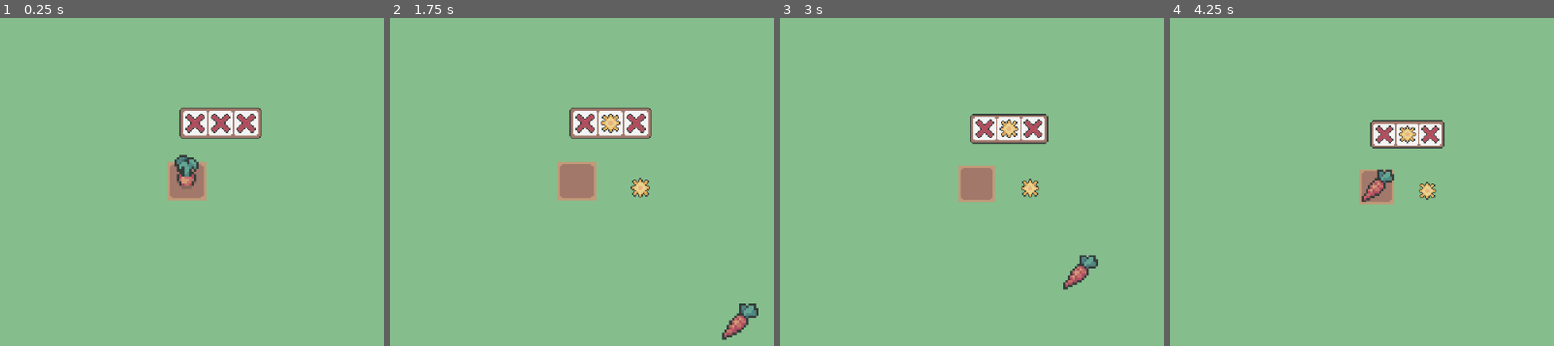
Above: before the commit, frames 1-4 (left to right).
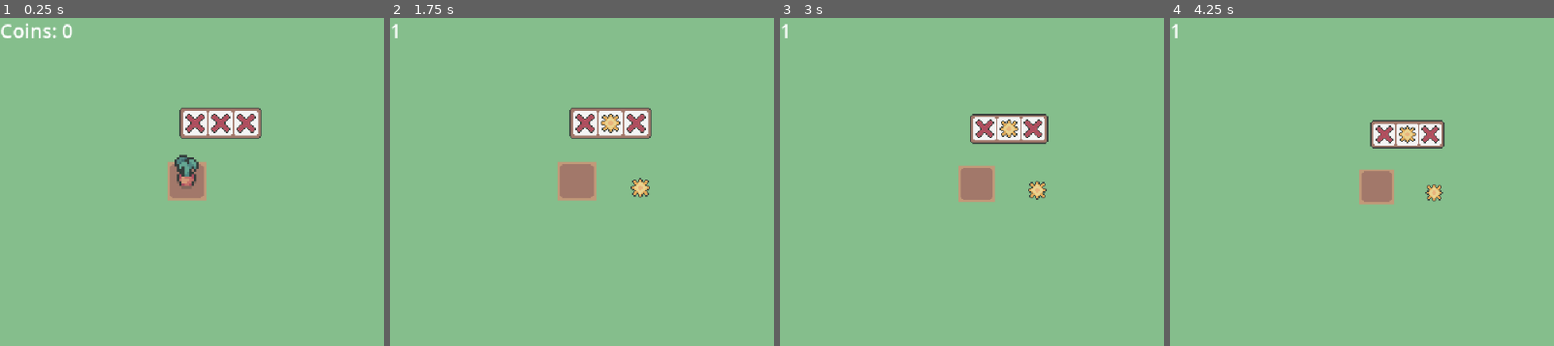
Above: after the commit, the same moments.

Repository: eric-marsh/farminata
Game: Godot game, scene res://scene/scene_switcher.tscn
Same seed, same stepped clock (60 frames per second), same inputs: the game is played once before the commit and once after it.
Inputs (mouse positions are in pixels of both pictures, inside the frame that each line leads up to):
- Up to frame 1 (0.25 s): no input
- Up to frame 2 (1.75 s): tap Enter at 0.5 s; drag from (608, 122) to (outside the picture) at 0.52 s; tap Space (ui_select) at 1.25 s; drag from (578, 182) to (739, 323) at 1.27 s
- Up to frame 3 (3 s): tap Enter at 2 s; move the mouse to (1029, 188) at 2.02 s; tap Mouse wheel down (SCROLL_DOWN) at 2.1 s; click (1029, 188) at 2.17 s; tap Space (ui_select) at 2.75 s; drag from (1129, 319) to (975, 185) at 2.77 s
- Up to frame 4 (4.25 s): tap Enter at 3.5 s; move the mouse to (outside the picture) at 3.52 s; tap Mouse wheel down (SCROLL_DOWN) at 3.6 s; click (outside the picture) at 3.67 s; tap Space (ui_select) at 3.77 s

The runs differ from the first frame. In frame 1, 0.4% of the frame differs, in the area x 0-19%, y 1-7%; in frame 2, 0.5%; in frame 3, 0.8%, in the area x 0-83%, y 1-83%; in frame 4, 0.7%.

Commit message:
add money

Diff:
--- a/project.godot
+++ b/project.godot
@@ -21,6 +21,7 @@
 Globals="*res://script/globals.gd"
 Util="*res://script/util.gd"
 Enum="*res://script/enum.gd"
+Prices="*res://script/prices.gd"
 
 [display]
 
--- /dev/null
+++ b/scene/canvas_layer.tscn
@@ -0,0 +1,23 @@
+[gd_scene load_steps=2 format=3 uid="uid://jida1cnc03um"]
+
+[ext_resource type="Script" uid="uid://dsnsjjq5kuc1g" path="res://script/canvas_layer.gd" id="1_xp8f4"]
+
+[node name="CanvasLayer" type="CanvasLayer"]
+script = ExtResource("1_xp8f4")
+
+[node name="MarginContainer" type="MarginContainer" parent="."]
+anchors_preset = 15
+anchor_right = 1.0
+anchor_bottom = 1.0
+grow_horizontal = 2
+grow_vertical = 2
+
+[node name="VBoxContainer" type="VBoxContainer" parent="MarginContainer"]
+layout_mode = 2
+
+[node name="HBoxContainer" type="HBoxContainer" parent="MarginContainer/VBoxContainer"]
+layout_mode = 2
+
+[node name="MoneyLabel" type="Label" parent="MarginContainer/VBoxContainer/HBoxContainer"]
+layout_mode = 2
+text = "Coins: 0"
--- a/scene/droppable.tscn
+++ b/scene/droppable.tscn
@@ -1,6 +1,6 @@
 [gd_scene load_steps=4 format=3 uid="uid://xiwavl2b1sw0"]
 
-[ext_resource type="Script" uid="uid://coqg5qcenyvhh" path="res://scene/droppable.gd" id="1_34vfq"]
+[ext_resource type="Script" uid="uid://coqg5qcenyvhh" path="res://script/droppable.gd" id="1_34vfq"]
 [ext_resource type="Texture2D" uid="uid://rxlpd65q3trl" path="res://img/slots/symbols/carrot_seed.png" id="1_j5dow"]
 
 [sub_resource type="CircleShape2D" id="CircleShape2D_34vfq"]
--- a/scene/main.tscn
+++ b/scene/main.tscn
@@ -1,9 +1,10 @@
-[gd_scene load_steps=5 format=3 uid="uid://ba0lyty7rw2vj"]
+[gd_scene load_steps=6 format=3 uid="uid://ba0lyty7rw2vj"]
 
 [ext_resource type="Script" uid="uid://by0tfe1nx5cjc" path="res://script/main.gd" id="1_ig7tw"]
 [ext_resource type="Script" uid="uid://d4elg2t07heho" path="res://script/camera_2d.gd" id="2_v0l8b"]
 [ext_resource type="PackedScene" uid="uid://b8nkjd470xyme" path="res://scene/plot_grid.tscn" id="4_0ha60"]
 [ext_resource type="PackedScene" uid="uid://c815fpybt36io" path="res://scene/slot_machine.tscn" id="4_brvut"]
+[ext_resource type="PackedScene" uid="uid://jida1cnc03um" path="res://scene/canvas_layer.tscn" id="5_0ha60"]
 
 [node name="Main" type="Node2D"]
 script = ExtResource("1_ig7tw")
@@ -22,3 +23,5 @@
 [node name="PlotGrid" parent="PlotContainer" instance=ExtResource("4_0ha60")]
 
 [node name="Drops" type="Node2D" parent="."]
+
+[node name="CanvasLayer" parent="." instance=ExtResource("5_0ha60")]
--- a/scene/output.tscn
+++ b/scene/output.tscn
@@ -1,6 +1,6 @@
 [gd_scene load_steps=2 format=3 uid="uid://dx7x4rdgygqg6"]
 
-[ext_resource type="Script" uid="uid://e5cocfuslqye" path="res://scene/output.gd" id="1_6gr3p"]
+[ext_resource type="Script" uid="uid://e5cocfuslqye" path="res://script/output.gd" id="1_6gr3p"]
 
 [node name="Output" type="Node2D"]
 script = ExtResource("1_6gr3p")
--- /dev/null
+++ b/script/canvas_layer.gd
@@ -0,0 +1,14 @@
+extends CanvasLayer
+class_name canvas_layer
+
+func _ready() -> void:
+	pass
+
+func _process(delta: float) -> void:
+	pass
+
+
+
+func update_money_counter():
+	if Globals.Main:
+		$MarginContainer/VBoxContainer/HBoxContainer/MoneyLabel.text = str(Globals.Main.money_count)
--- a/scene/droppable.gd
+++ b/script/droppable.gd
@@ -5,6 +5,8 @@
 @export var speed: float = 200.0
 @export var drop_type: Enum.Drop_Type = Enum.Drop_Type.Water
 var is_dragging: bool = false
+var is_produce: bool = false
+
 
 var upwards_speed: float = 100.0
 var velocity: Vector2
@@ -15,8 +17,17 @@
 
 var start_pos: Vector2
 func _ready():
+	await get_tree().create_timer(0.0001).timeout
 	$Sprite2D.texture = Util.get_drop_type_img(drop_type)
 	start_pos = global_position
+
+	if is_produce:
+		print("is produce")
+		Util.quick_timer(self,0.2, func():
+			# Todo: Money animation
+			Globals.Main.change_money(Prices.get_price(drop_type))
+			queue_free()
+		)
 
 func _physics_process(delta):
 	if global_position.y > start_pos.y + min_fall_amount:
--- a/script/globals.gd
+++ b/script/globals.gd
@@ -5,6 +5,7 @@
 var Audio: Node2D = null
 var PlotGrid: plot_grid = null
 var DropsNode: Node2D = null
+var CanvasLayerNode: CanvasLayer = null
 
 func _ready():
 	reset_nodes()
@@ -16,3 +17,4 @@
 func reset_nodes():
 	Main = get_node("/root/SceneSwitcher/Main")
 	DropsNode = get_node("/root/SceneSwitcher/Main/Drops")
+	CanvasLayerNode = get_node("/root/SceneSwitcher/Main/CanvasLayer")
--- a/script/main.gd
+++ b/script/main.gd
@@ -9,14 +9,13 @@
 var max_blocks: int = 900
 var is_dragging: bool = false
 
+var money_count: int = 0
 
 func _ready() -> void:
 	global_timer = 0
 	total_seconds = 0.0
 	is_game_over = false
 	is_paused = false
-
-
 
 func _process(delta: float) -> void:
 	if Globals.Main and Globals.Main.is_paused:
@@ -48,6 +47,9 @@
 			Globals.Audio.ship_hover_stop()
 	pass
 
+func change_money(money_dif: int):
+	money_count += money_dif
+	Globals.CanvasLayerNode.update_money_counter()
 
 #
 #var ParticleBrickHit = preload("res://scene/particle_brick_hit.tscn")
--- a/script/plot.gd
+++ b/script/plot.gd
@@ -115,7 +115,7 @@
 			return
 		Enum.Grow_Types.Carrot:
 			d = Util.spawn_droppable(Enum.Drop_Type.Carrot, global_position, Vector2.ZERO, Vector2.ZERO)
-			d.is_dragging = true
+			d.is_produce = true
 
 	if Globals.Main and !Globals.Main.is_dragging:
 		d.is_dragging = true
--- /dev/null
+++ b/script/prices.gd
@@ -0,0 +1,10 @@
+extends Node
+
+#enum Drop_Type { Blurry, X, Water, Sun, Carrot_Seed, Carrot }
+
+func get_price(symbol: Enum.Drop_Type) -> int:
+	match symbol:
+		Enum.Drop_Type.Carrot:
+			return 1
+		_:
+			return 0
--- a/script/slot_machine.gd
+++ b/script/slot_machine.gd
@@ -39,11 +39,6 @@
 			return
 		start_spin_timer()
 
-
-
-
-
-
 func is_spinning() -> bool:
 	return !$SpinTimer.is_stopped()
 
@@ -64,6 +59,7 @@
 			var target_pos = paired_plot_grid.get_random_plot_position()
 			update_slot_symbols_images()
 
+			# spawn output
 			if Util.is_valid_droppable_type(output_type):
 				$slot_symbols.get_children()[i].get_node("Output").trigger_output(output_type, target_pos)
 
@@ -75,16 +71,12 @@
 				$SpinTimer.stop() # stop timer just in case it doesnt line up. It doesnt
 			return
 
-
-
-
 func get_random_slot_output() -> Enum.Drop_Type:
 	return possible_outputs[randi() % possible_outputs.size()]
 
 func _on_spin_timer_timeout() -> void:
 	# TODO: Do output
 	pass
-
 
 func set_all_slots(symbol: Enum.Drop_Type) -> void:
 	for i in range(slots.size()):
Not shown, added: script/canvas_layer.gd.uid
Renamed: scene/droppable.gd.uid -> script/droppable.gd.uid
Renamed: scene/output.gd -> script/output.gd
Renamed: scene/output.gd.uid -> script/output.gd.uid
Not shown, added: script/prices.gd.uid
